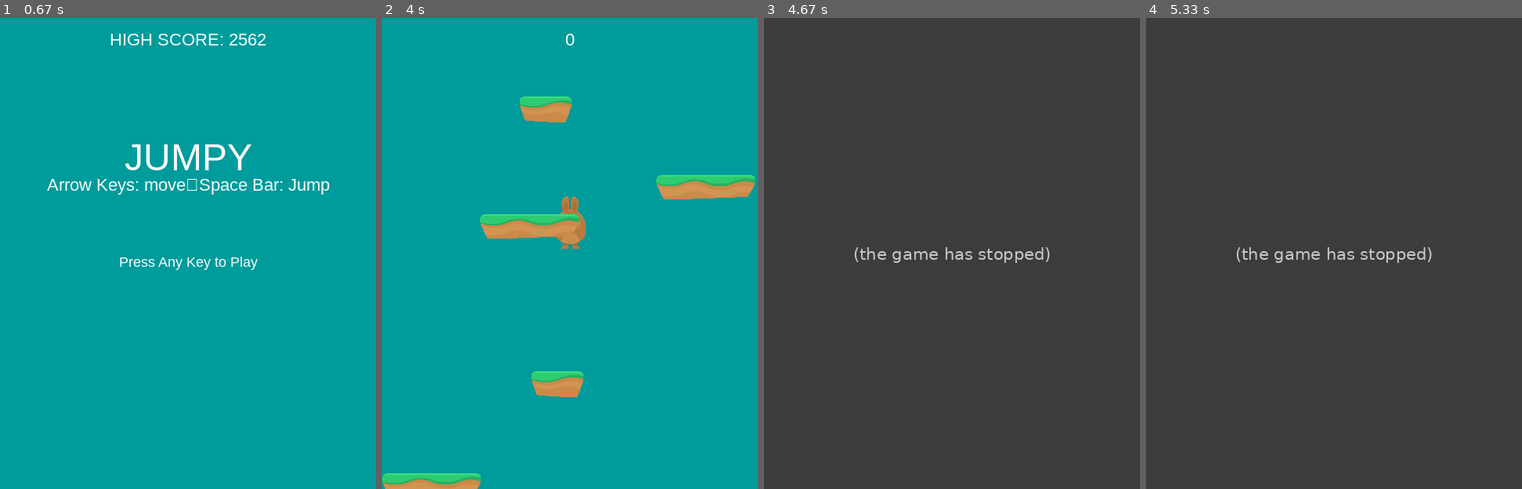
Above: before the commit, frames 1-4 (left to right).
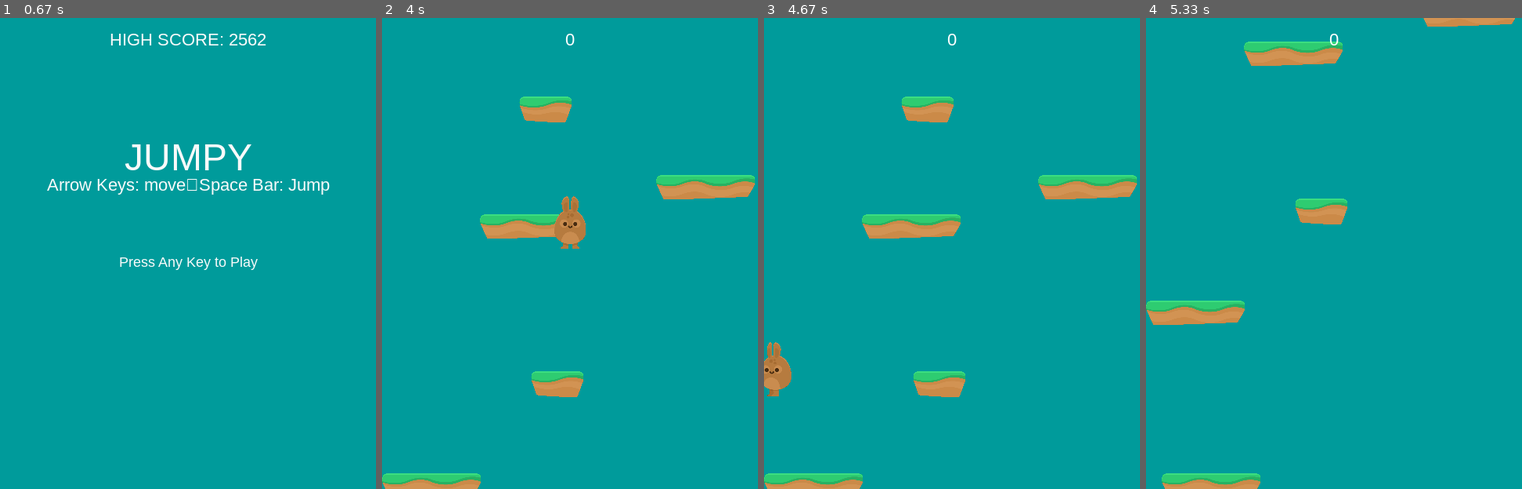
Above: after the commit, the same moments.

Repository: sc0tr/pygame_projects
Game: pygame game, started from KCC_JumpyBunny/main.py
Two runs of this game, one before a commit and one after it. Both use one fixed random seed, a clock stepped at 60 frames per second and the inputs below.
Inputs:
- Up to frame 1 (0.67 s): hold Right from 0.33 s (still down)
- Up to frame 2 (4 s): release Right at 0.8 s; tap Space at 0.83, 1.4, 1.7, 1.9, 2.2, 2.47, 2.8, 3.1, 3.23, 3.53, 3.9 s; hold Right 1.33-1.8 s; hold Left 1.83-2.37 s; hold Down 2.4-2.7 s; hold Left 2.73-3.13 s; hold Right 3.17-3.8 s; hold Down from 3.83 s (still down)
- Up to frame 3 (4.67 s): release Down at 4.2 s; hold Left from 4.23 s (still down); tap Space at 4.3, 4.6 s
- Up to frame 4 (5.33 s): release Left at 4.7 s; hold Right 4.73-5.2 s; tap Space at 4.8, 5.1, 5.3 s; hold Down from 5.23 s (still down)

Frame 1 is identical in both runs. In frame 2, 0.2% of the frame differs, in the area x 45-53%, y 41-46%; in frame 3, 100%, in the area x 0-100%, y 0-100%; in frame 4, 100%.
Error before the commit: NameError: name 'Mob' is not defined (main.py line 172); the game stopped at 4.05 s (later frames are placeholders)

Commit message:
update sprites with enemies class & collisions

Diff:
--- a/KCC_JumpyBunny/sprites.py
+++ b/KCC_JumpyBunny/sprites.py
@@ -13,6 +13,17 @@
 # part 9 adding spritesheet and updating img
 # part 10 adding animations!!
 # part 12 adding graphics to the platforms
+"""
+Part 17 is about creating collision masks for pixel perfect collisions
+Chris describes the difference between rectangular, circular and pixelPerfect
+collision masks.
+you create a mask within a sprite class using
+self.mask = pg.mask.from_surface(self.image)
+# add this at the end of the animate() or Update() Fx to match the current_frame
+then in collision use add (pg.sprite.collide_mask) to the arguments in
+the hits sections
+
+"""
 
 import pygame as pg
 from random import choice, randrange
@@ -39,6 +50,7 @@
 
 class Player(pg.sprite.Sprite):
 	def __init__(self, game):
+		self._layer = PLAYER_LAYER
 		self.groups = game.all_sprites
 		pg.sprite.Sprite.__init__(self, self.groups)
 		self.game = game
@@ -165,10 +177,13 @@
 				self.rect = self.image.get_rect()
 				# gets new bottom for the new frame
 				self.rect.bottom = bottom
+		self.mask = pg.mask.from_surface(self.image)
+
 
 class Platform(pg.sprite.Sprite):
 
 	def __init__(self, game, x, y):
+		self._layer = PLAT_LAYER
 		self.groups = game.all_sprites, game.platforms
 		pg.sprite.Sprite.__init__(self, self.groups)
 		self.game = game
@@ -185,10 +200,7 @@
 
 class Pow(pg.sprite.Sprite):
 	def __init__(self, game, plat):
-		"""
-		an new 'groups' variable is made with all the groups of the game
-		so for each group you wish to assign your class to you add it like below
-		"""
+		self._layer = POW_LAYER
 		self.groups = game.all_sprites, game.powerups
 		pg.sprite.Sprite.__init__(self, self.groups)
 		self.game = game
@@ -201,11 +213,55 @@
 		self.rect.bottom = self.plat.rect.top - 5  #hovers just above plat top
 
 	def update(self):
-		"""the bottom of the powerup rect is the top of the
-		plat rect it's tied to - 5 px in the y direction (UP)
-		if the platforms group no longer has the plat then the
-		powerup will be killed too
-		"""
 		self.rect.bottom = self.plat.rect.top - 5
 		if not self.game.platforms.has(self.plat):
 			self.kill()
+
+class Mob(pg.sprite.Sprite):
+	"""
+	This video is all about adding enemies and making them move.
+	New info: randomizing mob spawn & setting movement direction based
+	on the side of the screen. using a
+	adding an enemy and animation for the little yellow helicopter sprite
+	'flyman'
+	"""
+	def __init__(self, game):
+		self._layer = MOB_LAYER
+		self.groups = game.all_sprites, game.mobs
+		pg.sprite.Sprite.__init__(self, self.groups)
+		self.game = game
+		self.image_up = self.game.spritesheet.get_img(566, 510, 122, 139)
+		self.image_up.set_colorkey(BLACK)
+		self.image_down = self.game.spritesheet.get_img(568, 1534, 122, 135)
+		self.image_down.set_colorkey(BLACK)
+		self.image = self.image_up
+		self.rect = self.image.get_rect()
+		# have them somestimes spawn on left, and sometimes on right
+		# start off screen
+		self.rect.centerx = choice([-100, WIDTH + 100])
+		self.vx = randrange(1, 4)  # positive x change speed
+		if self.rect.centerx > WIDTH:
+			self.vx *= -1  # if spawns off screen right, changes x to negative
+		self.rect.y = randrange(HEIGHT / 2)
+		self.vy = 0  # velocity on y axis
+		self.dy = 0.5  # amount of y acceleration for y movement
+
+	def update(self):
+		self.rect.x += self.vx  # increments x change
+		self.vy += self.dy
+		if self.vy > choice([1,2,3]) or self.vy < choice([-3,-2,-1]):  # boundary of 6 pixels
+			self.dy *= -1  # changes y direction
+		if self.rect.top <= 0:  # keeps mobs from going off top screen
+			self.dy = 0.5
+		# decide which image to use (based on direction)
+		center = self.rect.center
+		if self.dy < 0:  # if neg Y up image
+			self.image = self.image_up
+		else:
+			self.image = self.image_down
+		self.rect = self.image.get_rect()
+		self.mask = pg.mask.from_surface(self.image)
+		self.rect.center = center
+		self.rect.y += self.vy
+		if self.rect.left > WIDTH +100 or self.rect.right < - 100:
+			self.kill()
